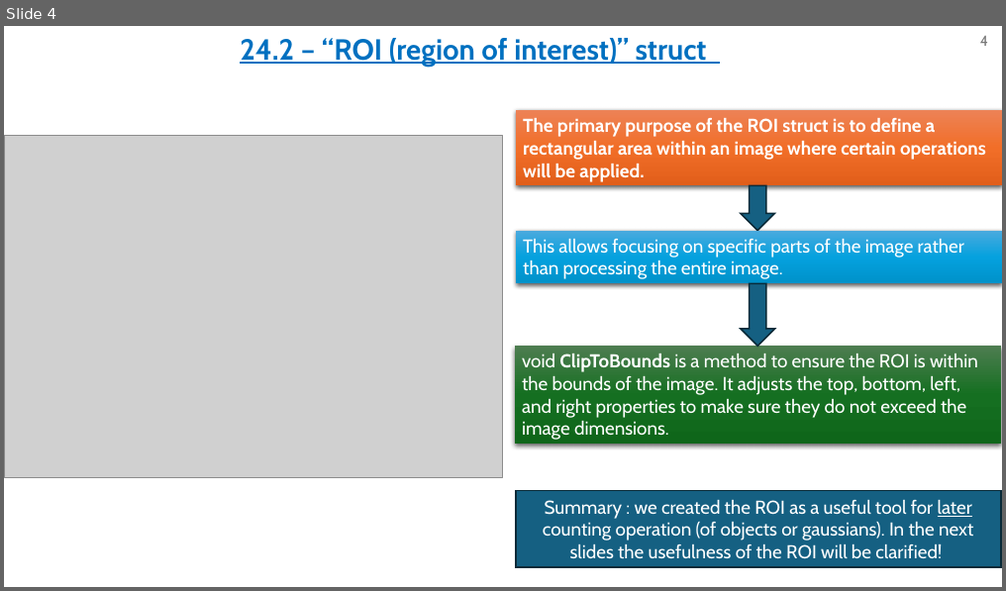
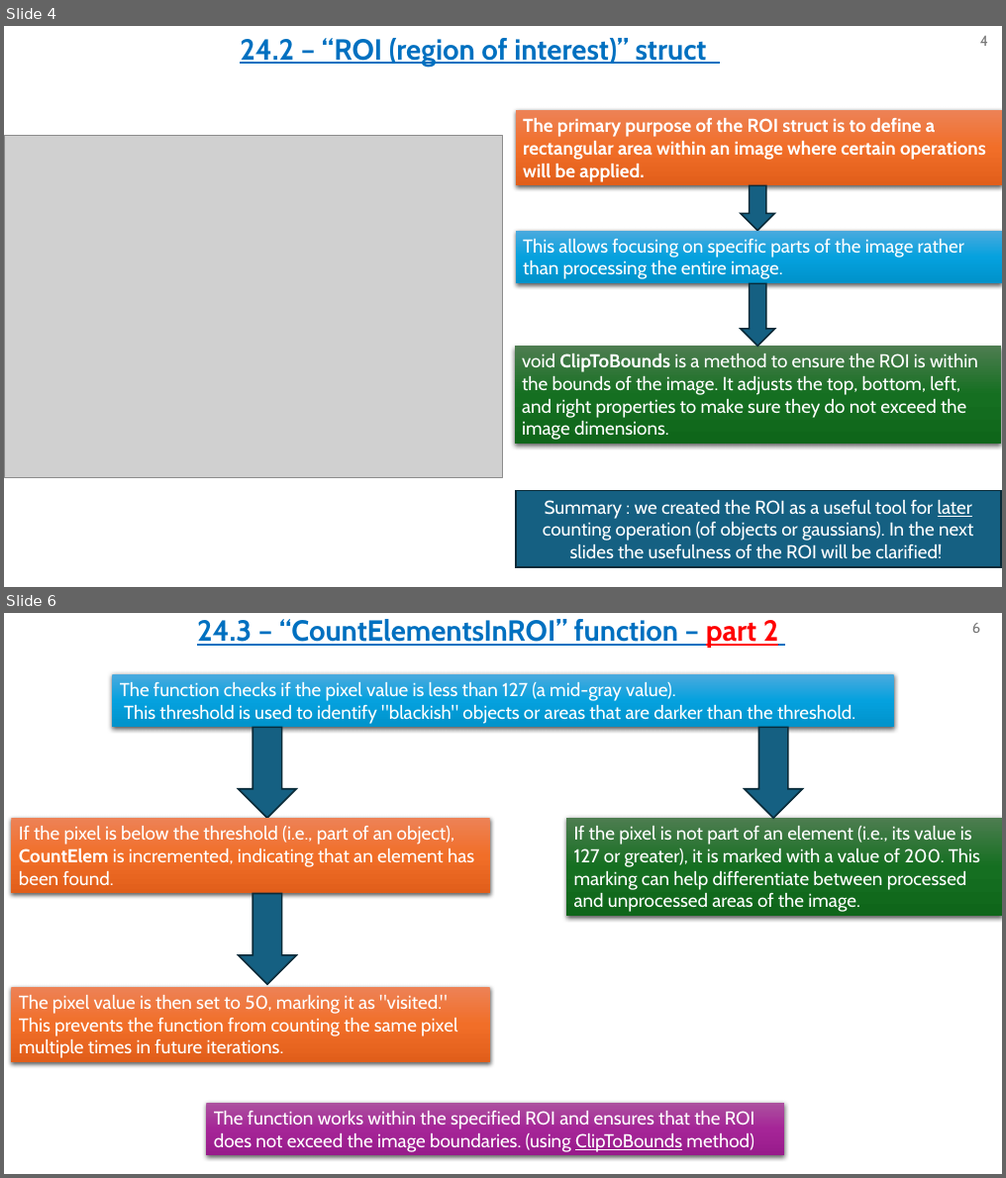
Before and after one commit to omripony/image-processing, a slide deck: labs/lab24- for barak's check/version 2/1950-2210-7939-ImPr24-2.pptx. Shown one above the other, each under a label of ours: slide 4 before the commit, slides 4 and 6 after it; the slides between them are not shown. The pictures are 1006x591 and 1006x1178 pixels, drawn with LibreOffice and Linux fonts; fonts in the diff are those of the drawing; grey boxes stand for pictures. Boxes give left, top, right and bottom in pixels: in the first picture for what was removed or moved away, otherwise in the second. Text is boxed around its words. In the diff, an @@ line names an element or a change of style, - is before the commit and + after.

```diff
--- a/labs/lab24- for barak's check/version 2/1950-2210-7939-ImPr24-2.pptx
+++ b/labs/lab24- for barak's check/version 2/1950-2210-7939-ImPr24-2.pptx
@@ slide 6 added at [4, 613, 1002, 1174], background #FFFFFF @@
@@ text added at [197, 619, 779, 648], 28 pt, text #0070C0, bold, underline @@
+24.3 – “CountElementsInROI” function – part 2
@@ page number added at [972, 623, 980, 633], 14 pt, text #797979 @@
+6
@@ rectangle added at [113, 674, 894, 728], fill gradient #4CAADF to #05A2DF to #0092CB, 18 pt, text #FFFFFF @@
+The function checks if the pixel value is less than 127 (a mid-gray value).
+This threshold is used to identify "blackish" objects or areas that are darker than the threshold.
@@ down arrow added at [239, 728, 297, 818], fill #156082, outline #092A39 1.5 pt @@
@@ down arrow added at [745, 728, 803, 818], fill #156082, outline #092A39 1.5 pt @@
@@ rectangle added at [12, 818, 490, 894], fill gradient #ED8257 to #F26E29 to #E25F1A, 18 pt, text #FFFFFF @@
+If the pixel is below the threshold (i.e., part of an object), CountElem is incremented, indicating that an element has been found.
@@ rectangle added at [566, 818, 1002, 916], fill gradient #4D7E50 to #156F21 to #0F661B, 18 pt, text #FFFFFF @@
+If the pixel is not part of an element (i.e., its value is 127 or greater), it is marked with a value of 200. This marking can help differentiate between processed and unprocessed areas of the image.
@@ down arrow added at [239, 894, 297, 984], fill #156082, outline #092A39 1.5 pt @@
@@ rectangle added at [12, 987, 490, 1062], fill gradient #ED8257 to #F26E29 to #E25F1A, 18 pt, text #FFFFFF @@
+The pixel value is then set to 50, marking it as "visited." This prevents the function from counting the same pixel multiple times in future iterations.
@@ rectangle added at [206, 1103, 784, 1157], fill gradient #AC53A0 to #A62598 to #991C8B, 18 pt, text #FFFFFF @@
+The function works within the specified ROI and ensures that the ROI does not exceed the image boundaries. (using ClipToBounds method)
```
Also in this commit, not shown: 13 slides changed, 10 other slides added, 28 other files.
